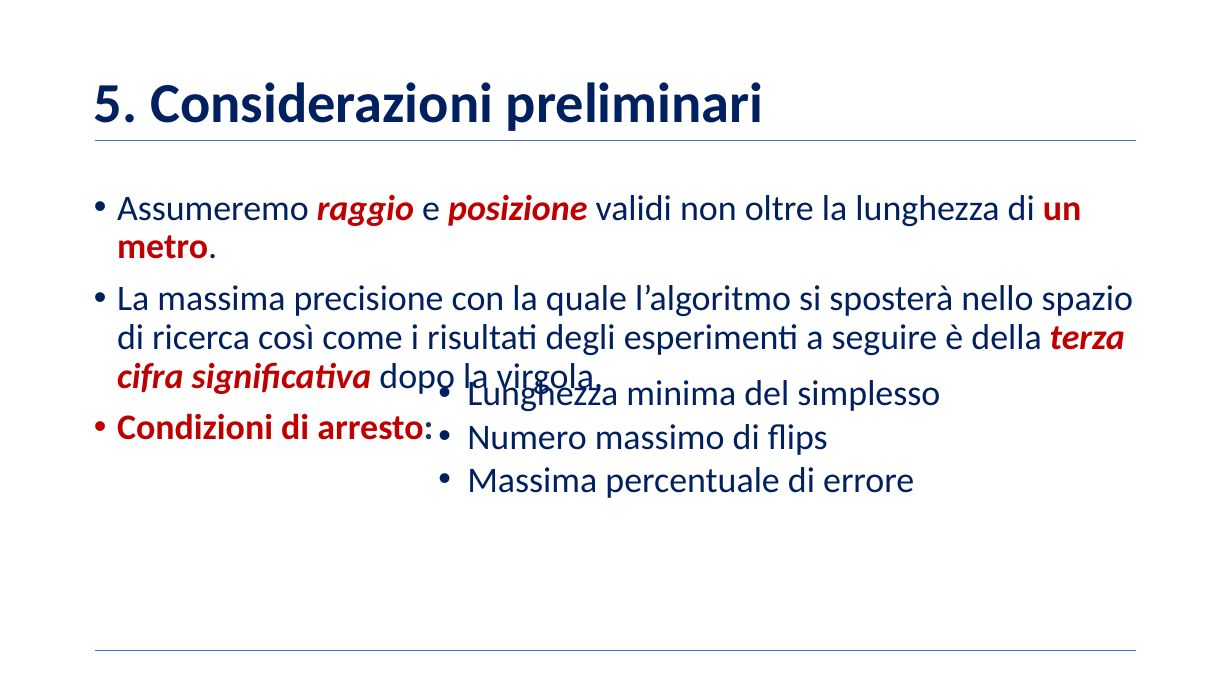
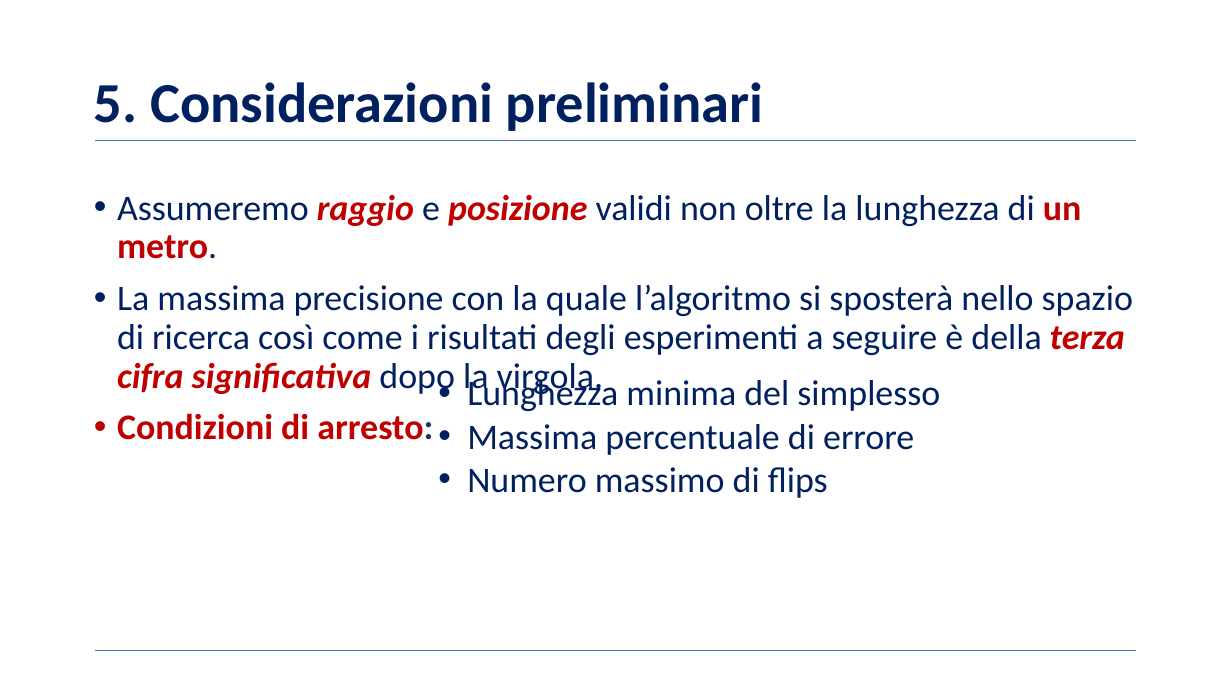
Before and after one commit to BernardoGiordano/NelderMeadMethod, a slide deck: slide 10 of writeup/Slides.pptx (slide 11 before the commit). Drawn at 1232x693 pixels with LibreOffice and Linux fonts; fonts in the diff are those of the drawing; background and template pictures are left out. Boxes give left, top, right and bottom in pixels: in the first picture for what was removed or moved away, otherwise in the second. Text is boxed around its words. In the diff, an @@ line names an element or a change of style, - is before the commit and + after.

```diff
--- a/writeup/Slides.pptx
+++ b/writeup/Slides.pptx
@@ text at box(467, 424, 914, 455): paragraph added @@
+• Massima percentuale di errore
@@ text at box(467, 467, 914, 498): paragraph removed @@
-• Massima percentuale di errore
```
Also in this commit, not shown: 3 other slides changed, 3 slides added, 1 slide removed.
